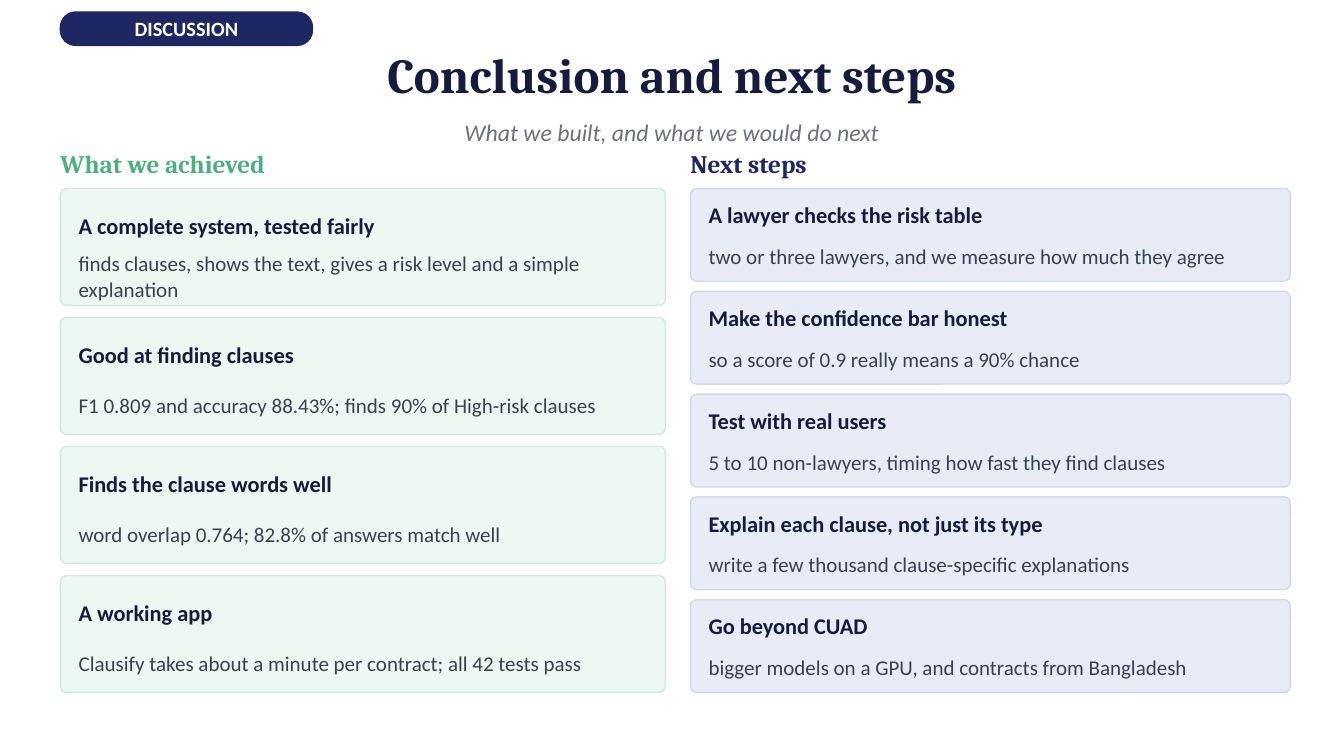
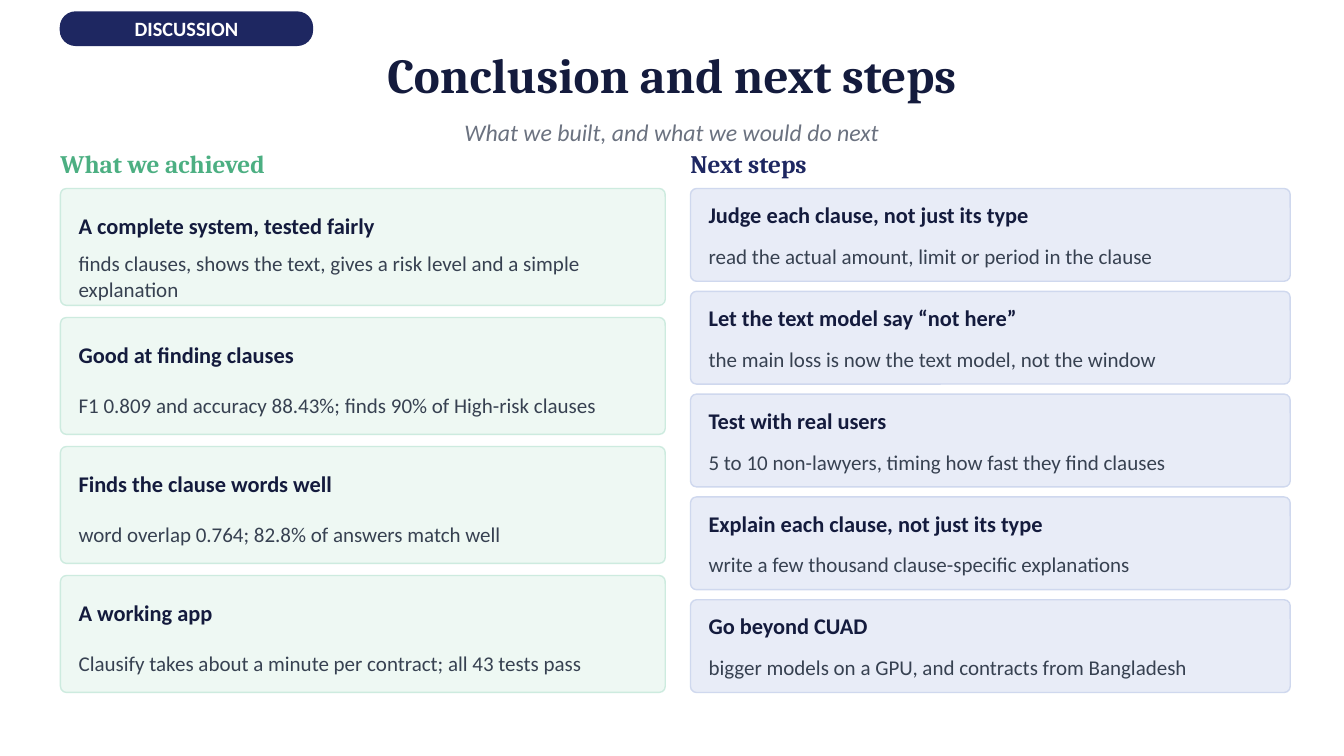
Before and after one commit to afnanmz168/clausify-p3, a slide deck: slide 15 of P25301051-p3-presentation-15-slides.pptx. Drawn at 1344x756 pixels with LibreOffice and Linux fonts; fonts in the diff are those of the drawing. Boxes give left, top, right and bottom in pixels: in the first picture for what was removed or moved away, otherwise in the second. Text is boxed around its words. In the diff, an @@ line names an element or a change of style, - is before the commit and + after.

```diff
--- a/P25301051-p3-presentation-15-slides.pptx
+++ b/P25301051-p3-presentation-15-slides.pptx
@@ text at [709,207,1029,227]: text changed @@
-A lawyer checks the risk table
+Judge each clause, not just its type
@@ text at [709,249,1152,268]: text changed @@
-two or three lawyers, and we measure how much they agree
+read the actual amount, limit or period in the clause
@@ text at [709,309,1017,330]: text changed @@
-Make the confidence bar honest
+Let the text model say “not here”
@@ text at [709,352,1156,370]: text changed @@
-so a score of 0.9 really means a 90% chance
+the main loss is now the text model, not the window
@@ text at [79,656,581,675]: text changed @@
-Clausify takes about a minute per contract; all 42 tests pass
+Clausify takes about a minute per contract; all 43 tests pass
```
Also in this commit, not shown: 2 other slides changed.
